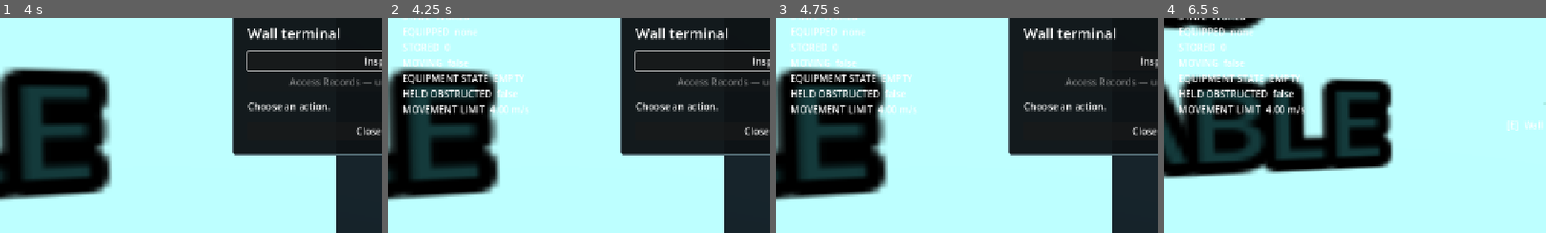
Above: before the commit, frames 1-4 (left to right).
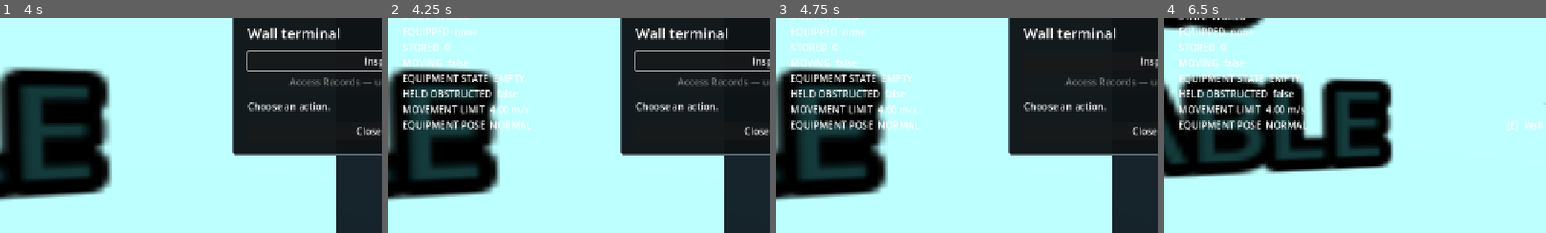
Above: after the commit, the same moments.

Repository: TAM-Hiding/requisition-denied
Game: Godot game, scene res://scenes/facility.tscn
The game is run twice, just before and just after one commit, with the same random seed, the same clock (stepped at 60 frames per second) and the same inputs.
Inputs (mouse positions are % of the whole screen's width and height, from its top left):
- Up to frame 1 (4 s): tap Enter at 0.5 s; move the mouse to (55, 50) at 0.52 s; hold G (drop_item) 0.53-1.28 s; hold W (move_forward) from 0.53 s (still down); click (55, 50) at 0.67 s; tap 1 (equip_first) at 0.8, 1.35, 3.05 s; move the mouse to (45, 50) at 1.27 s; click (45, 50) at 1.42 s; tap E (interact) at 1.55, 3.8 s; move the mouse to (52, 48) at 2.02 s; hold E (interact) 2.03-2.78 s; click (52, 48) at 2.17 s; tap G (drop_item) at 2.3, 2.85 s; move the mouse to (49, 52) at 2.77 s; click (49, 52) at 2.92 s; move the mouse to (57, 51) at 3.52 s; hold 1 (equip_first) from 3.53 s (still down); click (57, 51) at 3.67 s
- Up to frame 2 (4.25 s): keep holding W (move_forward); keep holding 1 (equip_first); tap F3 (debug_overlay) at 4.15 s
- Up to frame 3 (4.75 s): release W (move_forward) at 4.25 s; release 1 (equip_first) at 4.25 s; drag from (20, 35) to (35, 25) at 4.27 s
- Up to frame 4 (6.5 s): click "Inspect" at 5 s; tap Space at 5.75 s; move the mouse to (55, 50) at 5.77 s; hold S (move_back) from 5.78 s (still down); hold G (drop_item) from 5.78 s (still down); click (55, 50) at 5.92 s; tap 1 (equip_first) at 6.05 s; tap Escape (ui_cancel) at 6.4 s
The pictures show only the part of the screen within x 0-50%, y 29-79%; the shares and areas given below are measured in that part.

Frame 1 is identical in both runs. In frame 2, 0.9% of the frame differs, in the area x 4-38%, y 47-53%; in frame 3, 0.9%; in frame 4, 1.0%.

Commit message:
RD-002: polish equipment poses and normalize Godot project settings

Diff:
--- a/project.godot
+++ b/project.godot
@@ -22,6 +22,49 @@
 window/stretch/mode="canvas_items"
 window/stretch/aspect="expand"
 
+[input]
+
+move_forward={
+"deadzone": 0.2,
+"events": [Object(InputEventKey,"resource_local_to_scene":false,"resource_name":"","device":16,"window_id":0,"alt_pressed":false,"shift_pressed":false,"ctrl_pressed":false,"meta_pressed":false,"pressed":false,"keycode":0,"physical_keycode":87,"key_label":0,"unicode":0,"location":0,"echo":false,"script":null)
+]
+}
+move_back={
+"deadzone": 0.2,
+"events": [Object(InputEventKey,"resource_local_to_scene":false,"resource_name":"","device":16,"window_id":0,"alt_pressed":false,"shift_pressed":false,"ctrl_pressed":false,"meta_pressed":false,"pressed":false,"keycode":0,"physical_keycode":83,"key_label":0,"unicode":0,"location":0,"echo":false,"script":null)
+]
+}
+move_left={
+"deadzone": 0.2,
+"events": [Object(InputEventKey,"resource_local_to_scene":false,"resource_name":"","device":16,"window_id":0,"alt_pressed":false,"shift_pressed":false,"ctrl_pressed":false,"meta_pressed":false,"pressed":false,"keycode":0,"physical_keycode":65,"key_label":0,"unicode":0,"location":0,"echo":false,"script":null)
+]
+}
+move_right={
+"deadzone": 0.2,
+"events": [Object(InputEventKey,"resource_local_to_scene":false,"resource_name":"","device":16,"window_id":0,"alt_pressed":false,"shift_pressed":false,"ctrl_pressed":false,"meta_pressed":false,"pressed":false,"keycode":0,"physical_keycode":68,"key_label":0,"unicode":0,"location":0,"echo":false,"script":null)
+]
+}
+interact={
+"deadzone": 0.2,
+"events": [Object(InputEventKey,"resource_local_to_scene":false,"resource_name":"","device":16,"window_id":0,"alt_pressed":false,"shift_pressed":false,"ctrl_pressed":false,"meta_pressed":false,"pressed":false,"keycode":0,"physical_keycode":69,"key_label":0,"unicode":0,"location":0,"echo":false,"script":null)
+]
+}
+debug_overlay={
+"deadzone": 0.2,
+"events": [Object(InputEventKey,"resource_local_to_scene":false,"resource_name":"","device":16,"window_id":0,"alt_pressed":false,"shift_pressed":false,"ctrl_pressed":false,"meta_pressed":false,"pressed":false,"keycode":0,"physical_keycode":4194334,"key_label":0,"unicode":0,"location":0,"echo":false,"script":null)
+]
+}
+drop_item={
+"deadzone": 0.2,
+"events": [Object(InputEventKey,"resource_local_to_scene":false,"resource_name":"","device":16,"window_id":0,"alt_pressed":false,"shift_pressed":false,"ctrl_pressed":false,"meta_pressed":false,"pressed":false,"keycode":0,"physical_keycode":71,"key_label":0,"unicode":0,"location":0,"echo":false,"script":null)
+]
+}
+equip_first={
+"deadzone": 0.2,
+"events": [Object(InputEventKey,"resource_local_to_scene":false,"resource_name":"","device":16,"window_id":0,"alt_pressed":false,"shift_pressed":false,"ctrl_pressed":false,"meta_pressed":false,"pressed":false,"keycode":0,"physical_keycode":49,"key_label":0,"unicode":0,"location":0,"echo":false,"script":null)
+]
+}
+
 [physics]
 
 3d/physics_engine="Jolt Physics"
@@ -31,39 +74,3 @@
 renderer/rendering_method="gl_compatibility"
 renderer/rendering_method.mobile="gl_compatibility"
 environment/defaults/default_clear_color=Color(0.04, 0.06, 0.07, 1)
-
-[input]
-
-move_forward={
-"deadzone": 0.2,
-"events": [Object(InputEventKey,"physical_keycode":87)]
-}
-move_back={
-"deadzone": 0.2,
-"events": [Object(InputEventKey,"physical_keycode":83)]
-}
-move_left={
-"deadzone": 0.2,
-"events": [Object(InputEventKey,"physical_keycode":65)]
-}
-move_right={
-"deadzone": 0.2,
-"events": [Object(InputEventKey,"physical_keycode":68)]
-}
-interact={
-"deadzone": 0.2,
-"events": [Object(InputEventKey,"physical_keycode":69)]
-}
-debug_overlay={
-"deadzone": 0.2,
-"events": [Object(InputEventKey,"physical_keycode":4194334)]
-}
-
-drop_item={
-"deadzone": 0.2,
-"events": [Object(InputEventKey,"physical_keycode":71)]
-}
-equip_first={
-"deadzone": 0.2,
-"events": [Object(InputEventKey,"physical_keycode":49)]
-}
--- a/scripts/player/environmental_manipulation.gd
+++ b/scripts/player/environmental_manipulation.gd
@@ -3,6 +3,7 @@
 ## Independent of equipment ownership. Otis updates this before/after movement.
 signal feedback(message: String)
 signal changed
+signal equipment_pose_requested(pose: HeldItemPresentation.Pose)
 @export var manipulation_reach: float = 3.5
 @export_range(0.1, 0.75) var movement_speed_ratio: float = 0.55
 @export var separation_margin: float = 0.18
@@ -45,6 +46,7 @@
 	item.move_velocity = Vector3.ZERO
 	item.state = InteractableObject.State.MOVING
 	item.sleeping = false
+	equipment_pose_requested.emit(HeldItemPresentation.Pose.LOWERED)
 	return result(true, "Moving %s. Tap E, G or Esc to release." % item.definition.display_name)
 
 func stop_move() -> Dictionary:
@@ -55,6 +57,7 @@
 	_moving.linear_velocity.x = 0
 	_moving.linear_velocity.z = 0
 	_moving = null
+	equipment_pose_requested.emit(HeldItemPresentation.Pose.NORMAL)
 	return result(true, "Released object.")
 
 func prepare_movement() -> void:
--- a/scripts/player/held_item_presentation.gd
+++ b/scripts/player/held_item_presentation.gd
@@ -1,6 +1,10 @@
 class_name HeldItemPresentation
 extends Node
 ## Collision queries affect only a frozen held model, never the camera or player.
+enum Pose { NORMAL, LOWERED }
+var requested_pose: Pose = Pose.NORMAL
+var pose_blend: float = 0.0
+var lateral_shift: float = 0.0
 var item: InteractableObject
 var actor: OtisController
 var anchor: Node3D
@@ -10,6 +14,9 @@
 var _previous_origin: Vector3
 var _previous_valid: bool = false
 var _sweep_envelope: SphereShape3D
+
+func request_pose(pose: Pose) -> void:
+	requested_pose = pose
 
 func configure(owner_actor: OtisController, equipment_anchor: Node3D) -> void:
 	actor = owner_actor
@@ -25,6 +32,7 @@
 			profile.envelope = collider.shape
 			profile.envelope_transform = collider.transform
 	extension = 1.0
+	lateral_shift = 0
 	_previous_valid = false
 	_sweep_envelope = SphereShape3D.new()
 	if profile.envelope != null:
@@ -55,7 +63,42 @@
 	parameters.exclude = [actor.get_rid(), item.get_rid()]
 	return parameters
 
+func pose_origin_camera() -> Vector3:
+	var base := actor.camera.to_local(anchor.global_position)
+	return base + profile.lowered_offset * pose_blend
+
+func retraction_origin_camera(normal: Vector3, amount: float, depth: float = 1.0) -> Vector3:
+	var direction := -1.0 if normal.x >= 0 else 1.0
+	return normal + profile.retraction_offset * depth + Vector3(direction * amount, 0, 0)
+
+func volume_clear(space: PhysicsDirectSpaceState3D, origin: Vector3) -> bool:
+	var transform := Transform3D(anchor.global_basis, origin) * profile.envelope_transform
+	return space.intersect_shape(query(profile.envelope, transform), 1).is_empty()
+
+func travel_limit(space: PhysicsDirectSpaceState3D, retracted: Vector3, normal: Vector3, extra_margin: float = 0) -> float:
+	var start := Transform3D(anchor.global_basis, retracted) * profile.envelope_transform
+	var parameters := query(profile.envelope, start, normal - retracted)
+	parameters.margin += extra_margin
+	# An enlarged anticipation volume may overlap at the safe retracted end.
+	if not space.intersect_shape(parameters, 1).is_empty():
+		return 1.0 if extra_margin > 0 else 0.0
+	var fraction: float = space.cast_motion(parameters)[0]
+	var allowed := maxf(0, fraction - 0.015) if fraction < 1 else 1.0
+	var sphere := query(_sweep_envelope, Transform3D(Basis.IDENTITY, retracted), normal - retracted)
+	sphere.margin += extra_margin
+	if space.intersect_shape(sphere, 1).is_empty():
+		var sphere_fraction: float = space.cast_motion(sphere)[0]
+		if sphere_fraction < 1:
+			allowed = minf(allowed, maxf(0, sphere_fraction - 0.015))
+	return allowed
+
 func update_pose(delta: float) -> void:
+	# Pose requests persist even while an item is stowed; ownership never changes.
+	var speed: float = profile.pose_transition_speed if profile != null else 8.0
+	var target := 1.0 if requested_pose == Pose.LOWERED else 0.0
+	pose_blend = lerpf(pose_blend, target, 1.0 - exp(-speed * maxf(0, delta)))
+	if absf(pose_blend - target) < 0.0001:
+		pose_blend = target
 	if not is_instance_valid(item) or item.state != InteractableObject.State.HELD:
 		return
 	if profile.envelope == null:
@@ -63,38 +106,55 @@
 		obstructed = true
 		return
 	var space := actor.get_world_3d().direct_space_state
-	var retracted := actor.camera.to_global(profile.retracted_camera_position)
-	var normal := anchor.global_position
-	var start := Transform3D(anchor.global_basis, retracted) * profile.envelope_transform
-	var parameters := query(profile.envelope, start, normal - retracted)
-	# cast_motion ignores initial overlaps, so explicitly test the start volume.
-	if not space.intersect_shape(parameters, 1).is_empty():
+	var normal_camera := pose_origin_camera()
+	var normal := actor.camera.to_global(normal_camera)
+	var required_shift: float = 0.0
+	var depth: float = -1.0
+	# Prefer backward-only travel. If an obstacle is behind the elbow, use a
+	# shorter clear path rather than hiding a tool whose normal pose is clear.
+	for candidate_depth in [1.0, 0.75, 0.5, 0.25, 0.0]:
+		if volume_clear(space, actor.camera.to_global(retraction_origin_camera(normal_camera, 0, candidate_depth))):
+			depth = candidate_depth
+			break
+	if depth < 0:
+		for candidate_depth in [1.0, 0.75, 0.5, 0.25, 0.0]:
+			var fallback := actor.camera.to_global(retraction_origin_camera(normal_camera, profile.lateral_clearance_limit, candidate_depth))
+			if not volume_clear(space, fallback):
+				continue
+			depth = candidate_depth
+			var low: float = 0
+			var high := profile.lateral_clearance_limit
+			for step in range(7):
+				var middle := (low + high) * 0.5
+				if volume_clear(space, actor.camera.to_global(retraction_origin_camera(normal_camera, middle, depth))):
+					high = middle
+				else:
+					low = middle
+			required_shift = high
+			break
+	if depth < 0:
 		item.hide()
 		extension = 0
 		obstructed = true
 		_previous_valid = false
 		return
-	var fractions := space.cast_motion(parameters)
-	var allowed := clampf(fractions[0] - 0.015, 0, 1) if fractions[0] < 1 else 1.0
-	# Use the conservative rotation envelope for outward clearance too. This
-	# prevents repeated restore/retract cycles caused by a wider sweep sphere.
-	var sphere_start := query(_sweep_envelope, Transform3D(Basis.IDENTITY, retracted), normal - retracted)
-	if space.intersect_shape(sphere_start, 1).is_empty():
-		var sphere_fraction: float = space.cast_motion(sphere_start)[0]
-		if sphere_fraction < 1:
-			allowed = minf(allowed, maxf(0, sphere_fraction - 0.015))
-	# Retraction is immediate for safety; only restoration is smoothed.
-	extension = minf(allowed, move_toward(extension, 1.0, profile.restore_speed * delta))
+	# Ease lateral recovery, but never interpolate through a blocked volume.
+	lateral_shift = maxf(required_shift, move_toward(lateral_shift, required_shift, delta * 0.8))
+	var retracted := actor.camera.to_global(retraction_origin_camera(normal_camera, lateral_shift, depth))
+	var allowed := travel_limit(space, retracted, normal)
+	var anticipated := minf(allowed, travel_limit(space, retracted, normal, profile.anticipation_margin))
+	var rate := profile.retract_speed if anticipated < extension else profile.restore_speed
+	extension = minf(allowed, move_toward(extension, anticipated, rate * maxf(0, delta)))
+	if absf(extension - anticipated) < 0.0001:
+		extension = anticipated
 	var position := retracted.lerp(normal, extension)
 	if _previous_valid and position.distance_squared_to(_previous_origin) > 0.000001:
-		# A conservative sphere covers orientation changes and sweeps between
-		# rendered poses, avoiding jumps through thin obstacles on rapid turns.
+		# A conservative sphere covers rotation and travel between rendered poses.
 		var sweep := query(_sweep_envelope, Transform3D(Basis.IDENTITY, _previous_origin), position - _previous_origin)
 		if space.cast_motion(sweep)[0] < 1.0:
 			extension = 0
 			position = retracted
-	var end := Transform3D(anchor.global_basis, position) * profile.envelope_transform
-	if not space.intersect_shape(query(profile.envelope, end), 1).is_empty():
+	if not volume_clear(space, position):
 		item.hide()
 		extension = 0
 		obstructed = true
@@ -102,6 +162,6 @@
 		return
 	item.position = anchor.to_local(position)
 	item.show()
-	obstructed = extension < 0.999
+	obstructed = extension < 0.999 or lateral_shift > 0.001
 	_previous_origin = position
 	_previous_valid = true
--- a/scripts/player/held_item_profile.gd
+++ b/scripts/player/held_item_profile.gd
@@ -1,8 +1,14 @@
 class_name HeldItemProfile
 extends Resource
-## Presentation occupancy data. Author this to conservatively enclose the model.
+## Presentation data, independent of equipment ownership and world physics.
 @export var envelope: Shape3D
 @export var envelope_transform := Transform3D.IDENTITY
-@export var retracted_camera_position := Vector3(0.1, -0.23, -0.15)
+## Camera-space elbow travel: primarily backward, preserving lateral position.
+@export var retraction_offset := Vector3(0, -0.015, 0.48)
+@export_range(0.0, 0.4) var lateral_clearance_limit: float = 0.22
+@export var lowered_offset := Vector3(0.045, -0.16, 0.025)
+@export_range(0.1, 30.0) var pose_transition_speed: float = 8.0
 @export_range(0.0, 0.1) var clearance_margin: float = 0.025
+@export_range(0.0, 0.25) var anticipation_margin: float = 0.08
+@export_range(0.1, 30.0) var retract_speed: float = 14.0
 @export_range(0.1, 20.0) var restore_speed: float = 3.5
--- a/scripts/player/otis_controller.gd
+++ b/scripts/player/otis_controller.gd
@@ -21,6 +21,7 @@
 	manipulation = EnvironmentalManipulation.new()
 	manipulation.name = "EnvironmentalManipulation"
 	add_child(manipulation)
+	manipulation.equipment_pose_requested.connect(equipment.presentation.request_pose)
 
 func _unhandled_input(event: InputEvent) -> void:
 	if event is InputEventMouseMotion and controls_enabled and Input.mouse_mode == Input.MOUSE_MODE_CAPTURED:
--- a/scripts/ui/interaction_ui.gd
+++ b/scripts/ui/interaction_ui.gd
@@ -134,6 +134,8 @@
 
 	debug_label.text += "\nHELD OBSTRUCTED  %s\nMOVEMENT LIMIT  %.2f m/s" % [str(otis.equipment.presentation.obstructed), otis.manipulation.effective_speed(otis.movement_speed)]
 
+	debug_label.text += "\nEQUIPMENT POSE  " + HeldItemPresentation.Pose.keys()[otis.equipment.presentation.requested_pose]
+
 func _input(event: InputEvent) -> void:
 	if event is InputEventKey and event.echo:
 		return
--- /dev/null
+++ b/tests/editor_configuration_cycle.gd
@@ -0,0 +1,19 @@
+@tool
+extends EditorPlugin
+## Used only by validate_editor_configuration.py in a disposable project copy.
+func _enter_tree() -> void:
+	if DisplayServer.get_name() != "headless":
+		call_deferred("run_cycle")
+func run_cycle() -> void:
+	while EditorInterface.get_resource_filesystem().is_scanning():
+		await get_tree().process_frame
+	await get_tree().create_timer(1).timeout
+	var saved := ProjectSettings.save()
+	EditorInterface.play_main_scene()
+	await get_tree().create_timer(3).timeout
+	var played := EditorInterface.is_playing_scene()
+	EditorInterface.stop_playing_scene()
+	await get_tree().create_timer(1).timeout
+	var stopped := not EditorInterface.is_playing_scene()
+	print("EDITOR_CYCLE saved=", saved == OK, " played=", played, " stopped=", stopped)
+	get_tree().quit(0 if saved == OK and played and stopped else 1)
--- /dev/null
+++ b/tests/validate_equipment_poses.gd
@@ -0,0 +1,115 @@
+extends SceneTree
+var checks: int = 0
+var failures: int = 0
+func check(value: bool, message: String) -> void:
+	checks += 1
+	if not value:
+		failures += 1
+		push_error(message)
+func _initialize() -> void:
+	call_deferred("run")
+func frames(count: int) -> void:
+	for frame in range(count):
+		await physics_frame
+func clear_volume(actor: OtisController, item: InteractableObject) -> bool:
+	if not item.visible:
+		return true
+	var presentation := actor.equipment.presentation
+	var query := PhysicsShapeQueryParameters3D.new()
+	query.shape = presentation.profile.envelope
+	query.transform = item.global_transform * presentation.profile.envelope_transform
+	query.collision_mask = 1
+	query.exclude = [actor.get_rid(), item.get_rid()]
+	return actor.get_world_3d().direct_space_state.intersect_shape(query, 1).is_empty()
+func run() -> void:
+	var facility := load("res://scenes/facility.tscn").instantiate() as Node3D
+	root.add_child(facility)
+	current_scene = facility
+	var actor := facility.get_node("Otis") as OtisController
+	actor.set_physics_process(false)
+	var item := facility.get_node("Wrench") as InteractableObject
+	var crate := facility.get_node("Crate") as InteractableObject
+	var presentation := actor.equipment.presentation
+	await frames(3)
+	check(actor.equipment.pick_up(item).ok, "Equip item for presentation tests")
+	var identity := item.get_instance_id()
+	var parent := item.get_parent()
+	actor.position = Vector3(3, 0.02, -3)
+	actor.rotation = Vector3.ZERO
+	actor.camera.rotation = Vector3.ZERO
+	for frame in range(40):
+		presentation.update_pose(0.0167)
+	var normal := actor.camera.to_local(item.global_position)
+	check(presentation.requested_pose == HeldItemPresentation.Pose.NORMAL and presentation.pose_blend == 0, "Default pose is NORMAL")
+	actor.position.z = -5.45
+	presentation.update_pose(0.0167)
+	for frame in range(30):
+		presentation.update_pose(0.0167)
+	var retracted := actor.camera.to_local(item.global_position)
+	check(item.visible and clear_volume(actor, item) and presentation.obstructed, "Natural retraction remains collision-clear")
+	check(absf(retracted.x - normal.x) < 0.01 and presentation.lateral_shift < 0.001, "Front-wall retraction preserves lateral equipment offset")
+	check(retracted.z > normal.z + 0.2 and absf(retracted.z - normal.z) > absf(retracted.y - normal.y) * 5, "Backward travel dominates retraction")
+	actor.position = Vector3(5.65, 0.02, 1)
+	presentation.update_pose(0.0167)
+	check(clear_volume(actor, item) and presentation.lateral_shift <= presentation.profile.lateral_clearance_limit, "Side obstruction permits only bounded lateral correction")
+	actor.position = Vector3(3, 0.02, -3)
+	for frame in range(60):
+		presentation.update_pose(0.0167)
+	check(presentation.extension > 0.999 and presentation.lateral_shift < 0.001, "Clearance restores normal extension and lateral offset")
+	var service := InteractionService.new()
+	actor.position = Vector3(crate.position.x, 0.02, crate.position.z + 2.2)
+	actor.camera.look_at(crate.global_position)
+	await frames(2)
+	check(service.request(&"inspect", actor, actor.camera, crate, 3, actor.knowledge).ok, "Ordinary inspection remains available")
+	check(presentation.requested_pose == HeldItemPresentation.Pose.NORMAL, "Inspect does not request lowered pose")
+	check(service.request(&"move", actor, actor.camera, crate, 3, actor.knowledge).ok, "Environmental action begins with equipment held")
+	check(presentation.requested_pose == HeldItemPresentation.Pose.LOWERED and presentation.pose_blend < 0.01, "Move requests LOWERED without snapping")
+	presentation.update_pose(0.0167)
+	check(presentation.pose_blend > 0 and presentation.pose_blend < 0.2, "Pose starts with a small interpolated step")
+	for frame in range(60):
+		presentation.update_pose(0.0167)
+	check(presentation.pose_blend > 0.99, "Lowered pose completes smoothly")
+	var lowered := presentation.pose_origin_camera()
+	var anchor := actor.camera.to_local(actor.get_node("Camera3D/EquipmentAnchor").global_position)
+	check(lowered.y < anchor.y - 0.15 and lowered.x > anchor.x, "Lowered pose moves bottom-right")
+	check(item.get_parent() == parent and item.state == InteractableObject.State.HELD and actor.equipment.held_item() == item, "Lowering neither detaches nor stows item")
+	# Test both poses at abrupt yaw/pitch changes beside a wall.
+	actor.position = Vector3(5.65, 0.02, 1)
+	for angle in range(0, 361, 45):
+		actor.rotation.y = deg_to_rad(angle)
+		actor.camera.rotation.x = deg_to_rad(45 if angle % 90 == 0 else -45)
+		presentation.update_pose(0.0083)
+		check(clear_volume(actor, item), "Lowered pose remains collision-aware on rapid turn %d" % angle)
+	check(actor.manipulation.stop_move().ok, "Release environmental object")
+	check(presentation.requested_pose == HeldItemPresentation.Pose.NORMAL and presentation.pose_blend > 0.99, "Release requests NORMAL without ownership change or snap")
+	actor.position = Vector3(3, 0.02, -3)
+	actor.rotation = Vector3.ZERO
+	actor.camera.rotation = Vector3.ZERO
+	for frame in range(80):
+		presentation.update_pose(0.0167)
+	check(presentation.pose_blend < 0.001 and presentation.extension > 0.999, "Release restores normal presentation")
+	actor.position = Vector3(crate.position.x, 0.02, crate.position.z + 2.2)
+	actor.camera.look_at(crate.global_position)
+	for cycle in range(8):
+		check(actor.manipulation.begin_move(crate).ok, "Repeated manipulation starts: %d" % cycle)
+		for frame in range(8):
+			presentation.update_pose(0.0167)
+		actor.manipulation.stop_move()
+		for frame in range(8):
+			presentation.update_pose(0.0167)
+	check(item.get_instance_id() == identity and actor.equipment.held_item() == item and actor.equipment.stored_items().is_empty(), "Repeated pose reversals preserve one equipped instance")
+	check(actor.equipment.stow().ok and actor.equipment.equip_first().ok, "Stow/retrieve survives pose transitions")
+	check(item.get_instance_id() == identity and item.state == InteractableObject.State.HELD, "Equipment identity retained after retrieve")
+	if DisplayServer.get_name() != "headless" and OS.get_environment("RD_SCREENSHOT") != "":
+		actor.position = Vector3(0, 0.02, 4)
+		actor.camera.rotation = Vector3.ZERO
+		presentation.request_pose(HeldItemPresentation.Pose.LOWERED)
+		for frame in range(80):
+			presentation.update_pose(0.0167)
+		await process_frame
+		await RenderingServer.frame_post_draw
+		root.get_texture().get_image().save_png(OS.get_environment("RD_SCREENSHOT"))
+	facility.queue_free()
+	await process_frame
+	print("Equipment poses: %d checks, %d failures" % [checks, failures])
+	quit(1 if failures else 0)
--- /dev/null
+++ b/tests/validate_project_configuration.gd
@@ -0,0 +1,37 @@
+extends SceneTree
+var checks: int = 0
+var failures: int = 0
+func check(value: bool, message: String) -> void:
+	checks += 1
+	if not value:
+		failures += 1
+		push_error(message)
+func _initialize() -> void:
+	call_deferred("run")
+func run() -> void:
+	var version := Engine.get_version_info()
+	check(version.major == 4 and version.minor == 7 and version.patch == 2, "Configuration validation requires Godot 4.7.2")
+	check(ClassDB.class_exists("JoltPhysicsServer3D"), "Jolt backend is available in this build")
+	var world := root.find_world_3d()
+	var space_class := world.direct_space_state.get_class()
+	check(space_class == "JoltPhysicsDirectSpaceState3D", "Active physics space really uses Jolt")
+	var body := PhysicsServer3D.body_create()
+	PhysicsServer3D.body_set_space(body, world.space)
+	var body_class := PhysicsServer3D.body_get_direct_state(body).get_class()
+	check(body_class == "JoltPhysicsDirectBodyState3D", "Active physics body really uses Jolt")
+	PhysicsServer3D.free_rid(body)
+	var method := RenderingServer.get_current_rendering_method()
+	var driver := RenderingServer.get_current_rendering_driver_name()
+	check(method == "gl_compatibility", "Active rendering method is Compatibility")
+	check(driver == "opengl3", "Active rendering driver is OpenGL 3")
+	var canonical := "user://rd-project-roundtrip.godot"
+	check(ProjectSettings.save_custom(canonical) == OK, "Engine can serialize project settings")
+	check(FileAccess.get_file_as_string(canonical) == FileAccess.get_file_as_string("res://project.godot"), "Tracked config matches Godot's canonical round-trip representation")
+	for action in ["move_forward", "move_back", "move_left", "move_right", "interact", "debug_overlay", "drop_item", "equip_first"]:
+		var events := InputMap.action_get_events(action)
+		check(events.size() == 1 and events[0] is InputEventKey and events[0].physical_keycode != 0, "Physical input binding preserved: " + action)
+	print("Backend verification: ", space_class, " / ", body_class, "; renderer=", method, "; driver=", driver, "; display=", DisplayServer.get_name())
+	if DisplayServer.get_name() != "headless":
+		print("Video adapter: ", RenderingServer.get_video_adapter_name())
+	print("Project configuration: %d checks, %d failures" % [checks, failures])
+	quit(1 if failures else 0)
Not shown, added: tests/editor_configuration_cycle.gd.uid
Not shown, added: tests/validate_equipment_poses.gd.uid
Not shown, added: tests/validate_project_configuration.gd.uid
Not shown, added: docs/rd-002-final-polish.md
Not shown, changed: docs/rd-002-followup.md
Not shown, changed: docs/rd-002-testing.md
Not shown, changed: tests/validate.sh
